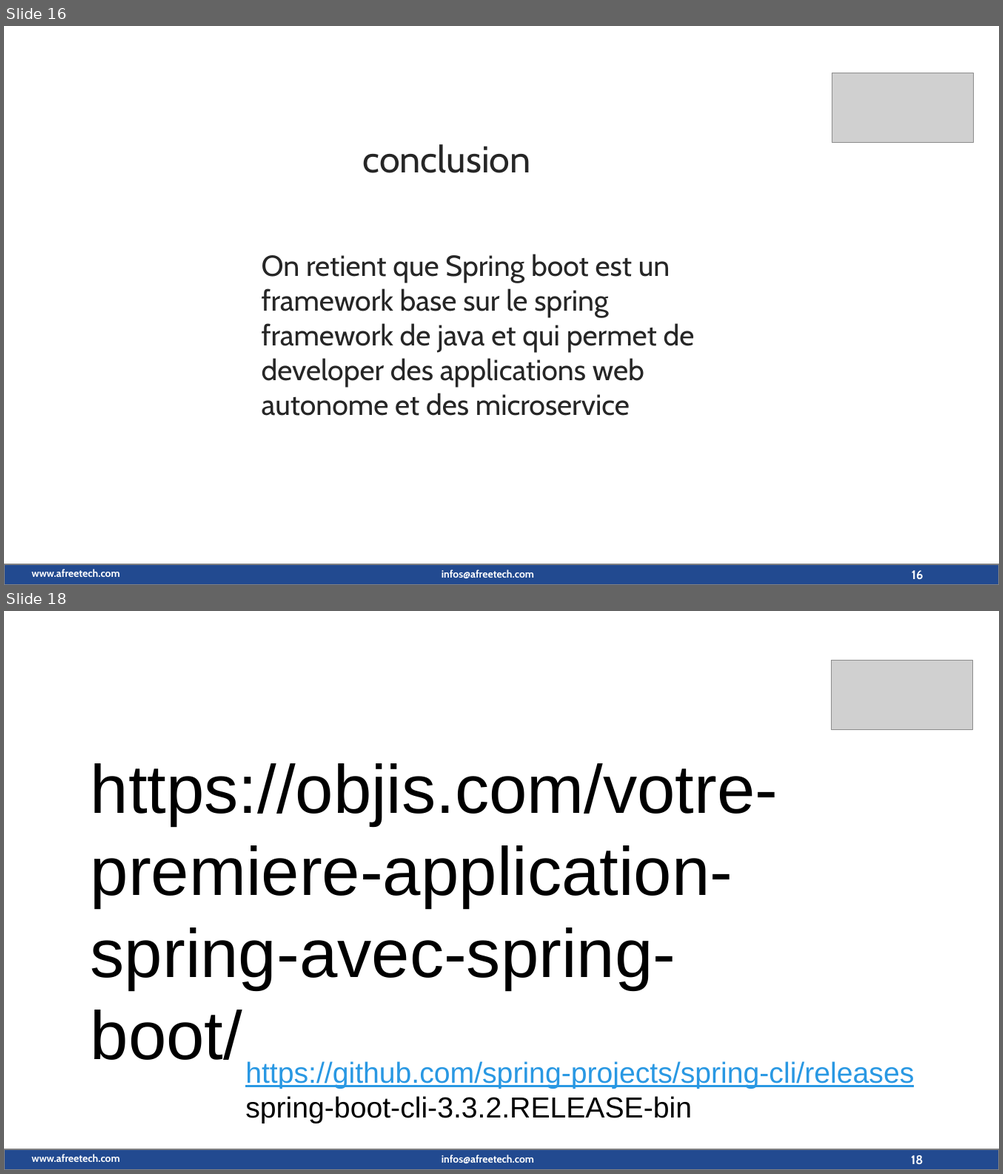
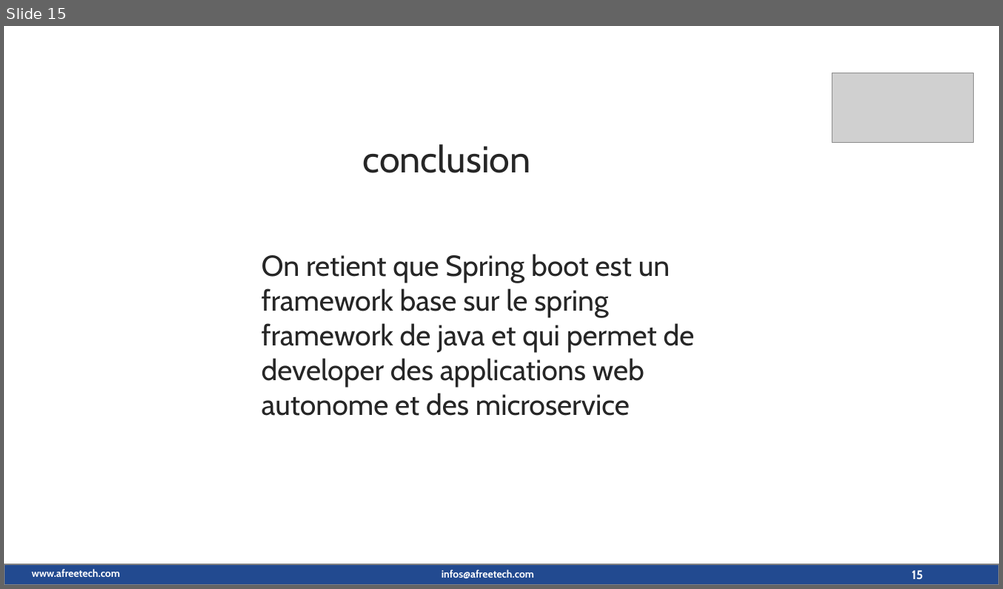
Before and after one commit to maximedorlin/maximedorlin, a slide deck: sprint boot.pptx. Shown one above the other, each under a label of ours: slides 16 and 18 before the commit, slide 15 after it; the slides between them are not shown. The pictures are 1003x1174 and 1003x589 pixels, drawn with LibreOffice and Linux fonts; fonts in the diff are those of the drawing; grey boxes stand for pictures; background and template pictures are left out. Boxes give left, top, right and bottom in pixels: in the first picture for what was removed or moved away, otherwise in the second. Text is boxed around its words. In the diff, an @@ line names an element or a change of style, - is before the commit and + after.

```diff
--- a/sprint boot.pptx
+++ b/sprint boot.pptx
@@ slide 18 removed at (4,611,999,1170), background picture (left out); not listed: 3 template elements that a slide beside it also shows @@
@@ picture removed at (831,661,973,729) @@
@@ text removed at (91,763,778,1060) @@
-https://objis.com/votre-premiere-application-spring-avec-spring-boot/
@@ text removed at (245,1062,913,1124) @@
-https://github.com/spring-projects/spring-cli/releases
-spring-boot-cli-3.3.2.RELEASE-bin
@@ page number removed at (910,1156,922,1165) @@
-18
@@ what was slide 16 is now slide 15 @@
@@ page number at (911,571,922,580): text changed @@
-16
+15
```
Also in this commit, not shown: 8 slides changed, 3 slides added, 4 other slides removed.
